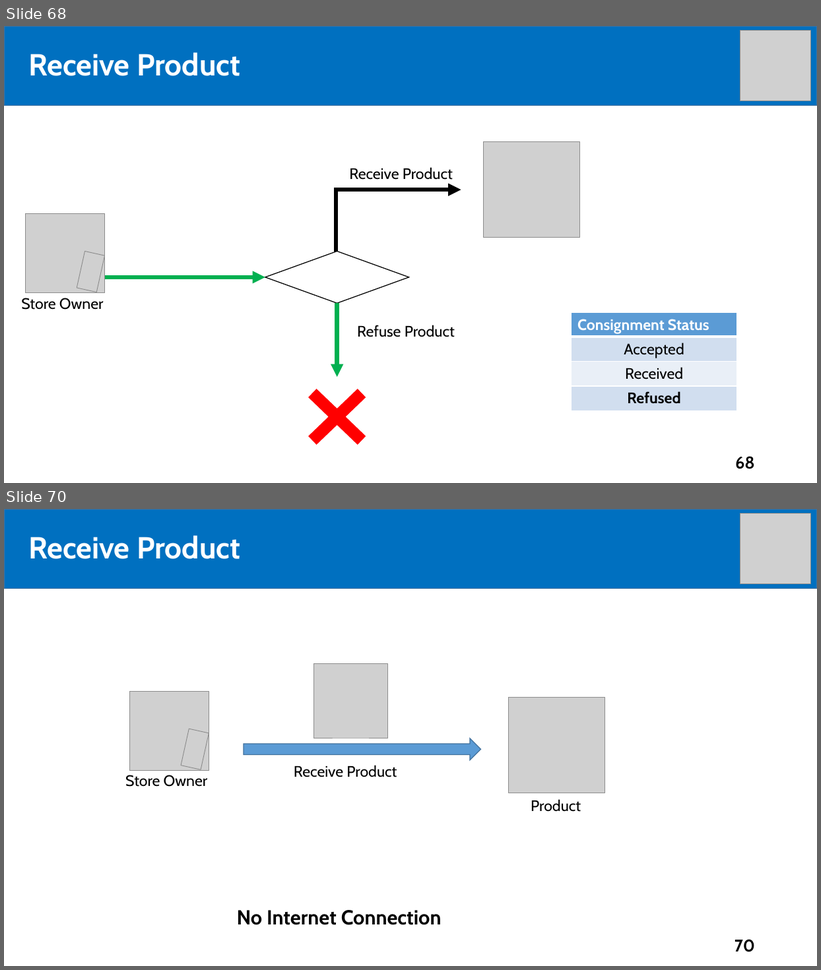
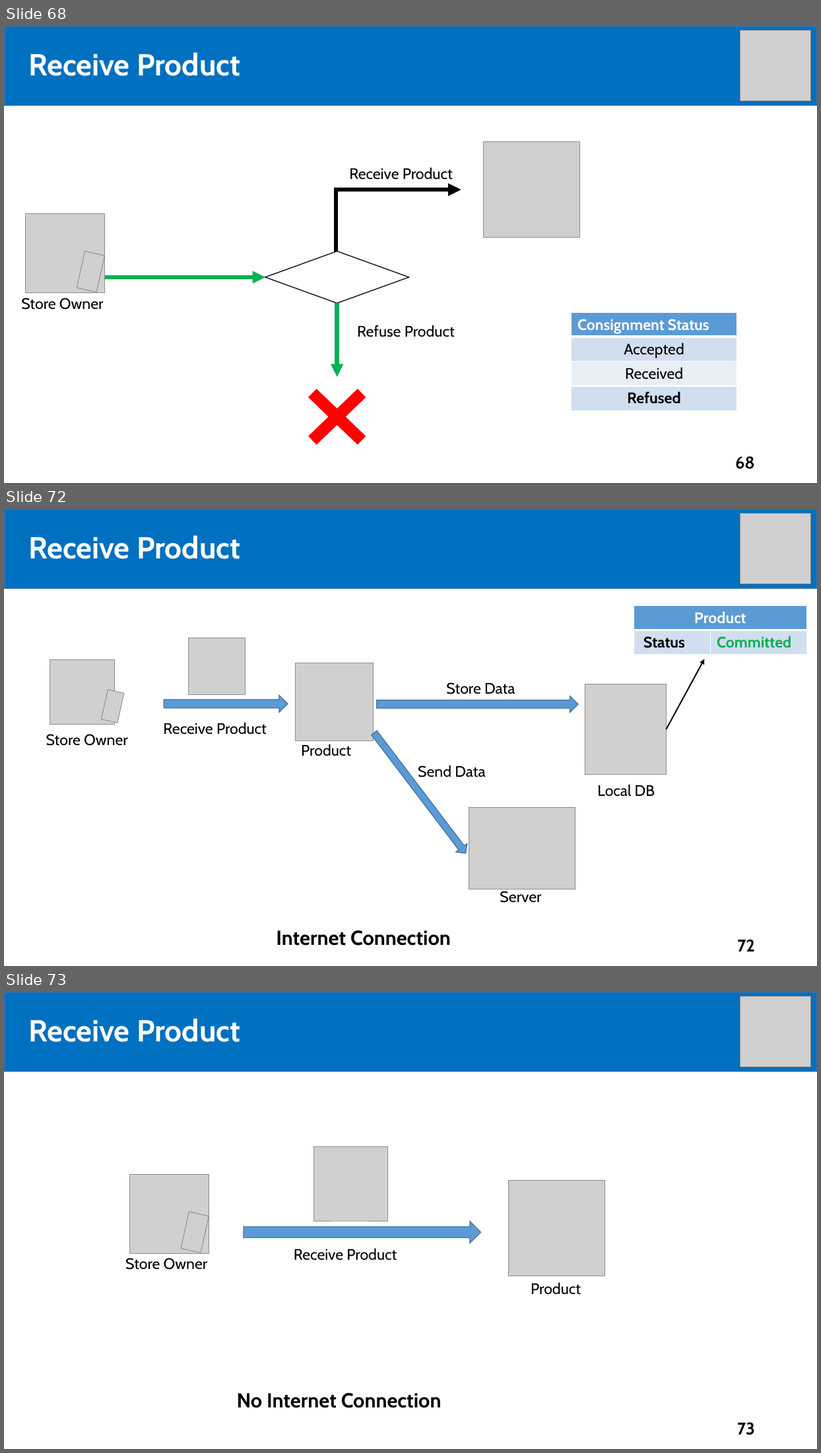
Before and after one commit to tiendan3108/CP, a slide deck: Source/Presentation/PreFinalPresentation.pptx. Shown one above the other, each under a label of ours: slides 68 and 70 before the commit, slides 68, 72 and 73 after it; the slides between them are not shown. The pictures are 821x970 and 821x1453 pixels, drawn with LibreOffice and Linux fonts; fonts in the diff are those of the drawing; grey boxes stand for pictures. Boxes give left, top, right and bottom in pixels: in the first picture for what was removed or moved away, otherwise in the second. Text is boxed around its words. In the diff, an @@ line names an element or a change of style, - is before the commit and + after.

```diff
--- a/Source/Presentation/PreFinalPresentation.pptx
+++ b/Source/Presentation/PreFinalPresentation.pptx
@@ slide 72 added at bbox=[4, 509, 817, 966], background #FFFFFF @@
@@ rectangle added at bbox=[4, 509, 817, 588], fill #0070C0, outline #43739E 1 pt @@
@@ picture added at bbox=[741, 513, 811, 584] @@
@@ text added at bbox=[28, 535, 240, 559], 36 pt, text #FFFFFF, bold @@
+Receive Product
@@ title added at bbox=[50, 542, 170, 559], 44 pt, text #FFFFFF, bold @@
+Outline
@@ table added at bbox=[634, 605, 807, 654], 2 rows, 2 columns @@
+Product | 
+Status | Committed
@@ picture added at bbox=[188, 638, 245, 695] @@
@@ picture added at bbox=[50, 660, 114, 725] @@
@@ picture added at bbox=[296, 663, 374, 741] @@
@@ arrow added from (667, 730) to (705, 659), #000000 1.5 pt @@
@@ text added at bbox=[446, 683, 515, 694], 18 pt, text #000000 @@
+Store Data
@@ picture added at bbox=[585, 685, 667, 775] @@
@@ picture added at bbox=[102, 690, 124, 723] @@
@@ right arrow added at bbox=[164, 696, 288, 713], fill #5B9BD5, outline #43739E 1 pt @@
@@ right arrow added at bbox=[377, 696, 578, 712], fill #5B9BD5, outline #43739E 1 pt @@
@@ text added at bbox=[163, 722, 267, 735], 18 pt, text #000000 @@
+Receive Product
@@ text added at bbox=[46, 734, 128, 746], 18 pt, text #000000 @@
+Store Owner
@@ text added at bbox=[301, 744, 351, 757], 18 pt, text #000000 @@
+Product
@@ right arrow added at bbox=[369, 729, 471, 858], fill #5B9BD5, outline #43739E 1 pt @@
@@ text added at bbox=[418, 765, 485, 778], 18 pt, text #000000 @@
+Send Data
@@ text added at bbox=[597, 784, 655, 797], 18 pt, text #000000 @@
+Local DB
@@ picture added at bbox=[469, 808, 576, 890] @@
@@ text added at bbox=[500, 889, 541, 903], 18 pt, text #000000 @@
+Server
@@ text added at bbox=[276, 931, 451, 946], 24 pt, text #000000, bold @@
+Internet Connection
@@ page number added at bbox=[737, 939, 755, 952], 20 pt, text #000000, bold @@
+72
@@ what was slide 70 is now slide 73 @@
@@ page number at bbox=[737, 1422, 755, 1436]: text changed @@
-70
+73
```
Also in this commit, not shown: 7 slides changed, 3 other slides added.
